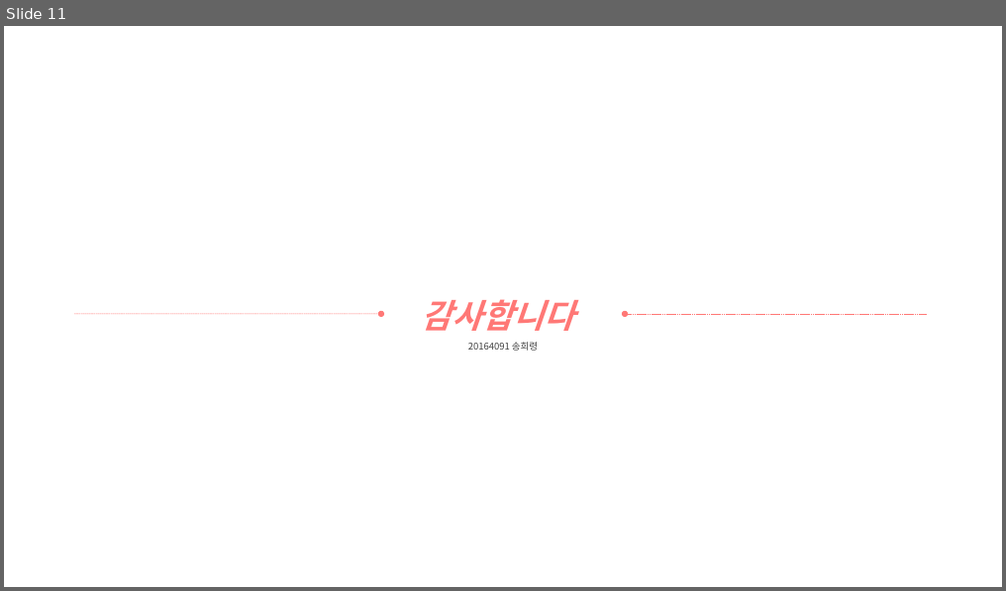
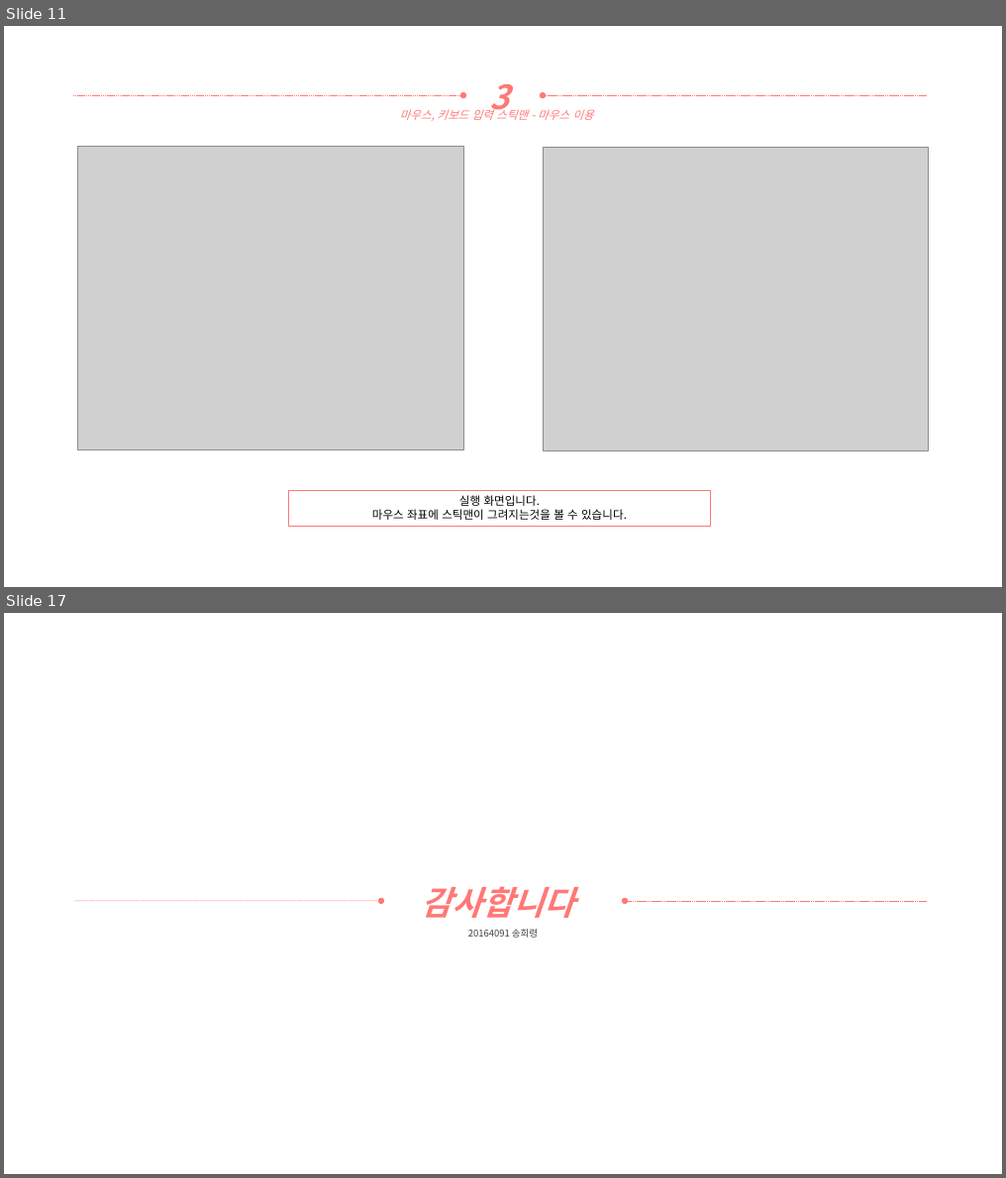
Before and after one commit to yooatom2200/Programing_Base_2, a slide deck: 12장/20164091-송희령-12장 과제.pptx. Shown one above the other, each under a label of ours: slide 11 before the commit, slides 11 and 17 after it; the slides between them are not shown. The pictures are 1006x591 and 1006x1178 pixels, drawn with LibreOffice and Linux fonts; fonts in the diff are those of the drawing; grey boxes stand for pictures. Boxes give left, top, right and bottom in pixels: in the first picture for what was removed or moved away, otherwise in the second. Text is boxed around its words. In the diff, an @@ line names an element or a change of style, - is before the commit and + after.

```diff
--- a/12장/20164091-송희령-12장 과제.pptx
+++ b/12장/20164091-송희령-12장 과제.pptx
@@ slide 11 added at (4, 26, 1002, 587), background #FFFFFF @@
@@ text added at (490, 84, 510, 119), 32 pt, text #FF7876, bold, italic @@
+3
@@ arrow added from (73, 95) to (463, 95), #FF7876 0.5 pt dashed @@
@@ text added at (400, 107, 593, 121), 11 pt, text #FF7876, italic @@
+마우스, 키보드 입력 스틱맨 - 마우스 이용
@@ arrow added from (927, 95) to (543, 95), #FF7876 0.5 pt dashed @@
@@ picture added at (78, 147, 463, 451) @@
@@ picture added at (543, 148, 929, 452) @@
@@ rectangle added at (288, 491, 711, 526), outline #FF7876 1 pt, 11 pt, text #000000 @@
+실행 화면입니다.
+마우스 좌표에 스틱맨이 그려지는것을 볼 수 있습니다.
@@ what was slide 11 is now slide 17 @@
```
Also in this commit, not shown: 1 slide changed, 5 other slides added, 1 other file.
